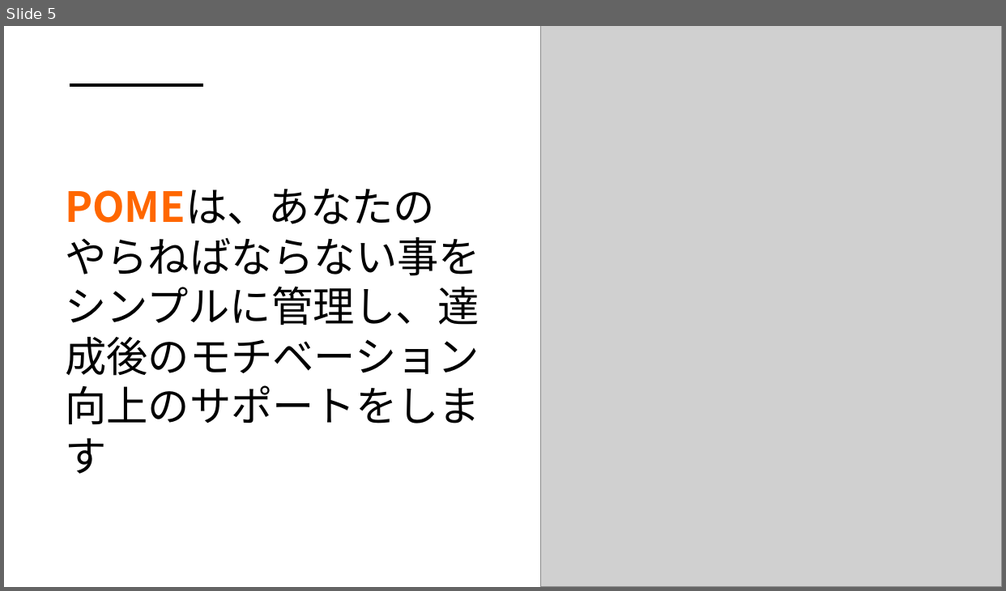
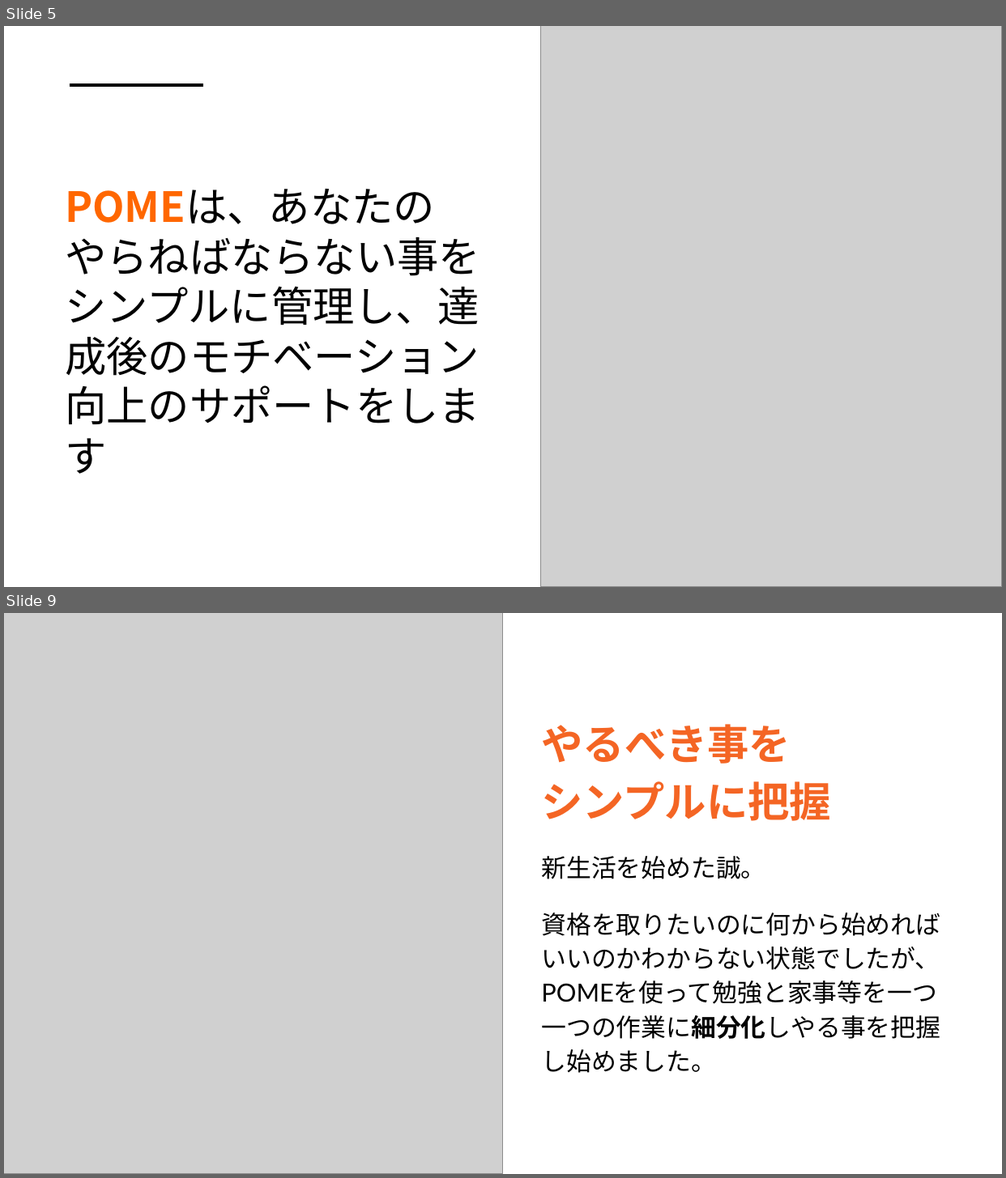
Before and after one commit to dojo2022/C-3, a slide deck: C-3_配布資料/0630_C3_発表資料.pptx. Shown one above the other, each under a label of ours: slide 5 before the commit, slides 5 and 9 after it; the slides between them are not shown. The pictures are 1006x591 and 1006x1178 pixels, drawn with LibreOffice and Linux fonts; fonts in the diff are those of the drawing; grey boxes stand for pictures. Boxes give left, top, right and bottom in pixels: in the first picture for what was removed or moved away, otherwise in the second. Text is boxed around its words. In the diff, an @@ line names an element or a change of style, - is before the commit and + after.

```diff
--- a/C-3_配布資料/0630_C3_発表資料.pptx
+++ b/C-3_配布資料/0630_C3_発表資料.pptx
@@ slide 9 added at (4, 613, 1002, 1174), background #FFFFFF @@
@@ picture added at (4, 613, 503, 1174) @@
@@ text added at (541, 724, 940, 1073), 24 pt, text #000000 @@
+やるべき事を
+シンプルに把握
+新生活を始めた誠。
+資格を取りたいのに何から始めればいいのかわからない状態でしたが、POMEを使って勉強と家事等を一つ一つの作業に細分化しやる事を把握し始めました。
```
Also in this commit, not shown: 17 other slides added.
